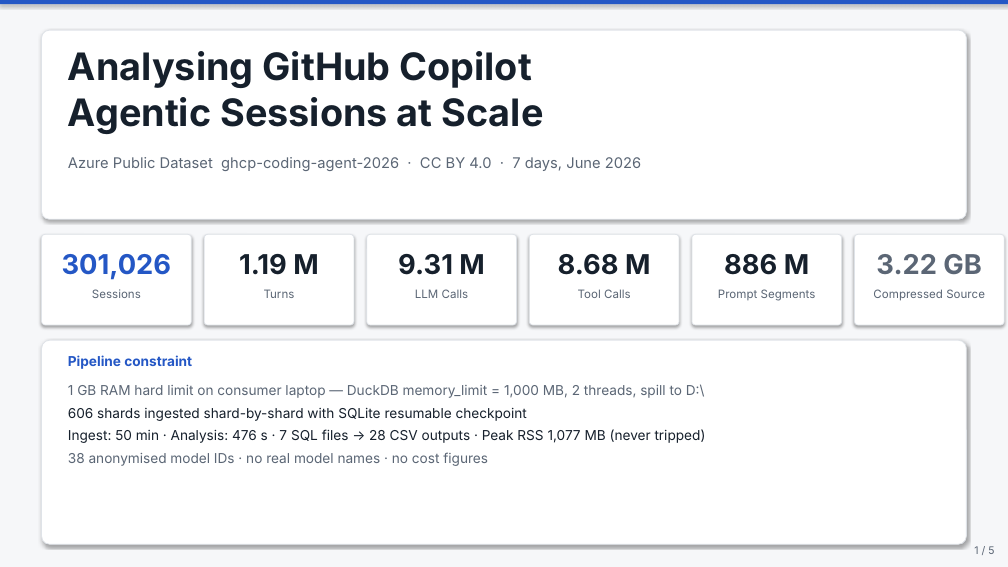
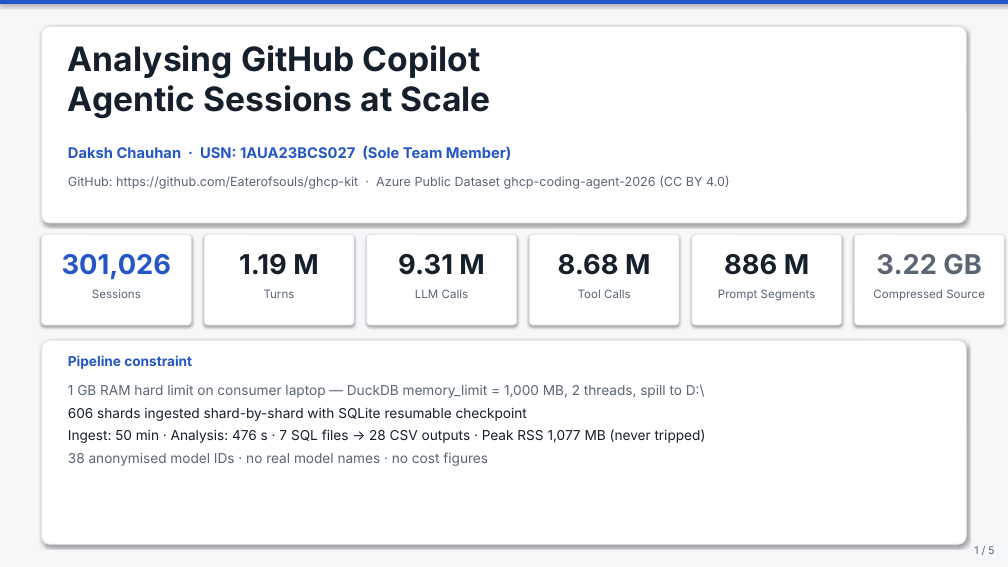
Before and after one commit to Eaterofsouls/ghcp-kit, a slide deck: slide 1 of ghcp_analysis_deck_v2.pptx. Drawn at 1008x567 pixels with LibreOffice and Linux fonts; fonts in the diff are those of the drawing. Boxes give left, top, right and bottom in pixels: in the first picture for what was removed or moved away, otherwise in the second. Text is boxed around its words. In the diff, an @@ line names an element or a change of style, - is before the commit and + after.

Commit message:
add author Daksh Chauhan (1AUA23BCS027), github repo link, and export PDF

```diff
--- a/ghcp_analysis_deck_v2.pptx
+++ b/ghcp_analysis_deck_v2.pptx
@@ rounded rectangle: place and size @@
-rounded rectangle at [42, 30, 966, 219]
+rounded rectangle at [42, 26, 966, 223]
@@ text "Analysing GitHub Copilot Agentic Sessions ..." at [68, 45, 491, 119]: size 36 to 32 pt @@
@@ text added at [68, 146, 511, 160], 14 pt, text #2457C5, bold @@
+Daksh Chauhan · USN: 1AUA23BCS027 (Sole Team Member)
@@ text at [68, 175, 730, 189]: text changed; size 14 to 12 pt @@
-Azure Public Dataset ghcp-coding-agent-2026 · CC BY 4.0 · 7 days, June 2026
+GitHub: https://github.com/Eaterofsouls/ghcp-kit · Azure Public Dataset ghcp-coding-agent-2026 (CC BY 4.0)
```
Also in this commit, not shown: 2 other files.
